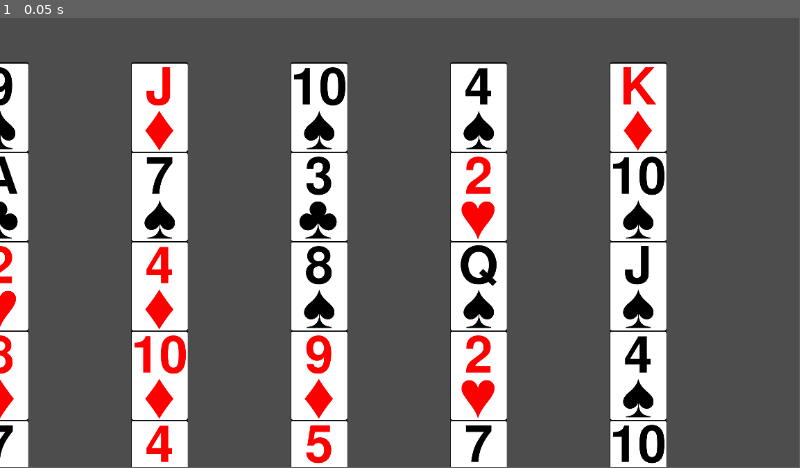
Above: before the commit, frame 1.
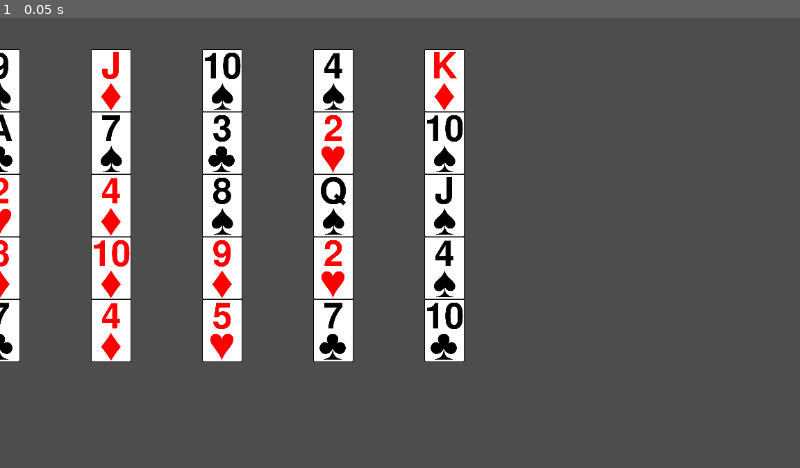
Above: after the commit, the same moment.

Repository: tiger1021/poker
Game: Godot game, scene res://board/board.tscn
The game is run twice, just before and just after one commit, with the same random seed, the same clock (stepped at 60 frames per second) and the same inputs.
Inputs:
- Up to frame 1 (0.05 s): no input
In our replay, the window is 799x449 before the commit and 800x450 after it. These sizes can differ from the game's own. Grey fills any space a smaller window leaves; there, only what the larger window draws over its background counts as a difference.

The runs differ from the first frame. In frame 1, 36% of the frame differs, in the area x 0-84%, y 6-100%.

Commit message:
Added card generator.

Diff:
--- a/project.godot
+++ b/project.godot
@@ -12,8 +12,13 @@
 
 config/name="poker"
 run/main_scene="res://board/board.tscn"
-config/features=PackedStringArray("4.3", "GL Compatibility")
+config/features=PackedStringArray("4.4", "GL Compatibility")
 config/icon="res://icon.svg"
+
+[display]
+
+window/stretch/mode="canvas_items"
+window/stretch/scale_mode="integer"
 
 [rendering]
 
Not shown, added: board/board.gd.uid
Not shown: 1 places in board/board.tscn that only renumber resources
Not shown, added: board/slot.gd.uid
Not shown: 1 places in board/slot.tscn that only renumber resources
Not shown, added: card-generator/.gdignore
Binary file added: card-generator/DotGothic16-Regular.ttf
Binary file added: card-generator/RampartOne-Regular.ttf
Binary file added: card-generator/pngs/10♠.png
Binary file added: card-generator/pngs/10♣.png
Binary file added: card-generator/pngs/10♥.png
Binary file added: card-generator/pngs/10♦.png
Binary file added: card-generator/pngs/2♠.png
(and 49 more such lines)
